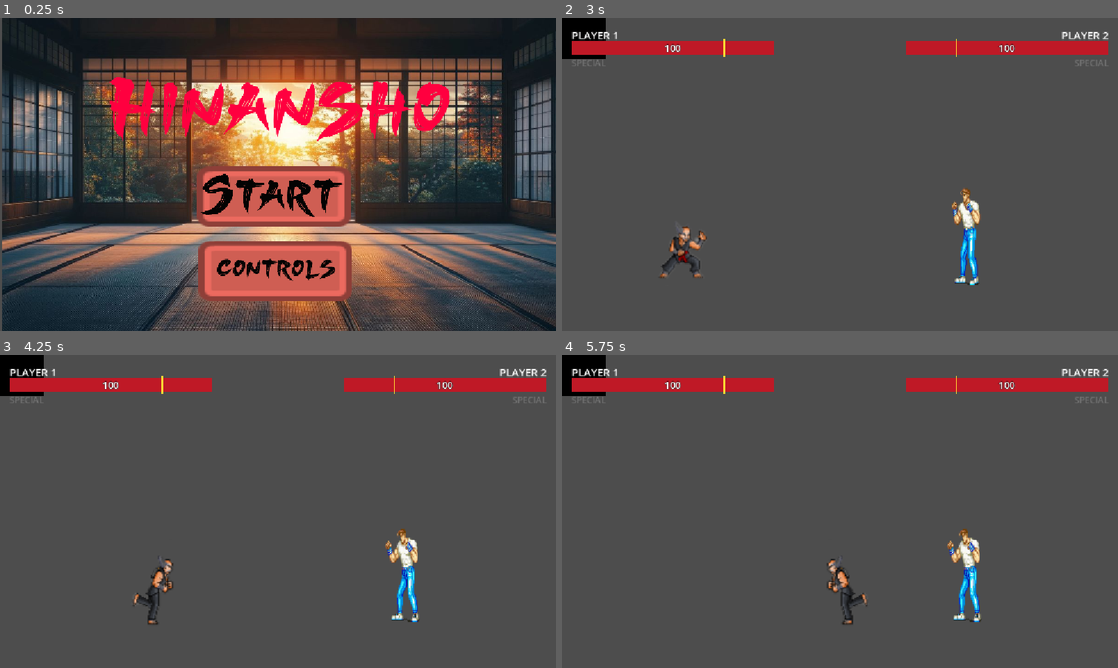
Above: before the commit, frames 1-4 (two rows, left to right).
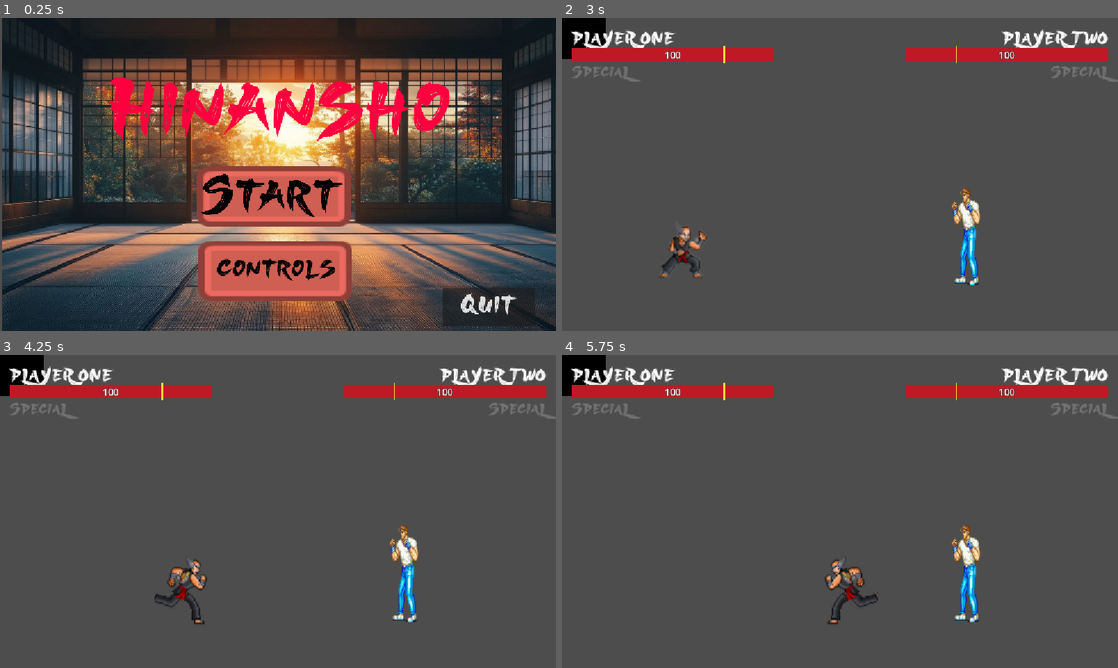
Above: after the commit, the same moments.

Repository: Jaferraza/Hinansho
Game: Godot game, scene res://scenes/main_menu.tscn
Two runs of this game, one before a commit and one after it. Both use one fixed random seed, a clock stepped at 60 frames per second and the inputs below. Video files are missing from this copy of the repository; at most half a second of black plays in their place.
Inputs (mouse positions are in pixels of both pictures, inside the frame that each line leads up to):
- Up to frame 1 (0.25 s): no input
- Up to frame 2 (3 s): click (851, 271) at 0.5 s; click "Back" at 1.25 s; click (834, 199) at 2 s; click (639, 168) at 2.75 s
- Up to frame 3 (4.25 s): hold D from 3.53 s (still down); tap F at 3.6 s; tap W at 3.77 s
- Up to frame 4 (5.75 s): tap G at 4.35 s; tap W at 4.52 s; release D at 5.03 s; hold A from 5.03 s (still down); tap F at 5.1 s

The runs differ from the first frame. In frame 1, 0.9% of the frame differs, in the area x 79-97%, y 86-99%; in frame 2, 4.3%; in frame 3, 6.2%, in the area x 1-100%, y 3-87%; in frame 4, 5.9%.

Commit message:
made game better or sum

Diff:
--- a/scenes/heitachi.tscn
+++ b/scenes/heitachi.tscn
@@ -152,7 +152,7 @@
 }],
 "loop": false,
 "name": &"attack",
-"speed": 6.0
+"speed": 8.0
 }, {
 "frames": [{
 "duration": 1.0,
@@ -206,27 +206,27 @@
 }],
 "loop": true,
 "name": &"idle",
+"speed": 6.0
+}, {
+"frames": [{
+"duration": 1.0,
+"texture": SubResource("AtlasTexture_cosi3")
+}, {
+"duration": 1.0,
+"texture": SubResource("AtlasTexture_8vho4")
+}, {
+"duration": 1.0,
+"texture": SubResource("AtlasTexture_3nexf")
+}, {
+"duration": 1.0,
+"texture": SubResource("AtlasTexture_a1fph")
+}],
+"loop": true,
+"name": &"jump",
 "speed": 5.0
 }, {
 "frames": [{
 "duration": 1.0,
-"texture": SubResource("AtlasTexture_cosi3")
-}, {
-"duration": 1.0,
-"texture": SubResource("AtlasTexture_8vho4")
-}, {
-"duration": 1.0,
-"texture": SubResource("AtlasTexture_3nexf")
-}, {
-"duration": 1.0,
-"texture": SubResource("AtlasTexture_a1fph")
-}],
-"loop": true,
-"name": &"jump",
-"speed": 4.0
-}, {
-"frames": [{
-"duration": 1.0,
 "texture": SubResource("AtlasTexture_635q5")
 }, {
 "duration": 1.0,
@@ -243,7 +243,7 @@
 }],
 "loop": true,
 "name": &"running",
-"speed": 7.0
+"speed": 14.0
 }, {
 "frames": [{
 "duration": 1.0,
--- a/scenes/main_menu.tscn
+++ b/scenes/main_menu.tscn
@@ -5,6 +5,7 @@
 [ext_resource type="Texture2D" uid="uid://b8bkd5cs2qhpc" path="res://assets/5814805a7fc30352b2852a1d98f8aec2.jpg" id="2_8ln24"]
 [ext_resource type="FontFile" uid="uid://bdpouu4tdtvd5" path="res://Sukajan Brush Demo.otf" id="2_fu7sn"]
 [ext_resource type="Texture2D" uid="uid://fi7q0tccxp8w" path="res://assets/button_red.png" id="5_glbon"]
+[ext_resource type="Script" path="res://scripts/quit_button.gd" id="6_quit"]
 
 [node name="MAIN MENU" type="Node2D" unique_id=1528757509]
 position = Vector2(0, 4)
@@ -81,5 +82,15 @@
 theme_override_font_sizes/font_size = 180
 text = "Start"
 
+[node name="Quit" type="Button" parent="."]
+offset_left = 700.0
+offset_top = 470.0
+offset_right = 1080.0
+offset_bottom = 610.0
+theme_override_fonts/font = ExtResource("2_fu7sn")
+theme_override_font_sizes/font_size = 100
+text = "Quit"
+script = ExtResource("6_quit")
+
 [connection signal="pressed" from="Button2" to="Button2" method="_on_pressed"]
 [connection signal="pressed" from="TextureRect/start" to="Button2" method="_on_button_pressed"]
--- a/scenes/rogue.tscn
+++ b/scenes/rogue.tscn
@@ -99,7 +99,7 @@
 }],
 "loop": true,
 "name": &"idle",
-"speed": 4.0
+"speed": 5.0
 }, {
 "frames": [{
 "duration": 1.0,
@@ -122,7 +122,7 @@
 }],
 "loop": true,
 "name": &"running",
-"speed": 9.0
+"speed": 16.0
 }, {
 "frames": [{
 "duration": 1.0,
--- a/scripts/fight.gd
+++ b/scripts/fight.gd
@@ -22,8 +22,9 @@
 	_over = true
 	var layer := CanvasLayer.new()
 	var label := Label.new()
-	label.text = "PLAYER %d WINS" % (3 - dead.player_id)
-	label.add_theme_font_size_override("font_size", 64)
+	label.text = "PLAYER %s WINS" % ("ONE" if dead.player_id == 2 else "TWO")
+	label.add_theme_font_override("font", load("res://Sukajan Brush Demo.otf"))
+	label.add_theme_font_size_override("font_size", 120)
 	layer.add_child(label)
 	add_child(layer)
 	label.set_anchors_and_offsets_preset(Control.PRESET_CENTER)
--- a/scripts/hud.gd
+++ b/scripts/hud.gd
@@ -6,6 +6,9 @@
 const BAR_H := 28.0
 const MARGIN := 20.0
 const THRESHOLD := 0.25
+const PLAYER_NAMES := {1: "PLAYER ONE", 2: "PLAYER TWO"}
+# The demo brush font has blank digits, so it is used for letters only; HP numbers use the default font.
+const BRUSH_FONT := preload("res://Sukajan Brush Demo.otf")
 
 const FILL_NORMAL := Color(0.75, 0.1, 0.15)
 const FILL_BOOST := Color(1.0, 0.5, 0.1)
@@ -25,15 +28,15 @@
 	var align := HORIZONTAL_ALIGNMENT_LEFT if left else HORIZONTAL_ALIGNMENT_RIGHT
 
 	var root := Control.new()
-	root.size = Vector2(BAR_W, 130)
+	root.size = Vector2(BAR_W, 170)
 	root.mouse_filter = Control.MOUSE_FILTER_IGNORE
 	add_child(root)
 
-	var name_label := _label(root, "PLAYER %d" % fighter.player_id, 22, Vector2(0, 0), BAR_W, align)
+	var name_label := _label(root, PLAYER_NAMES[fighter.player_id], 34, Vector2(0, 0), BAR_W, align, true)
 	name_label.add_theme_color_override("font_color", Color.WHITE)
 
 	var bar := ProgressBar.new()
-	bar.position = Vector2(0, 28)
+	bar.position = Vector2(0, 42)
 	bar.size = Vector2(BAR_W, BAR_H)
 	bar.show_percentage = false
 	bar.step = 1.0
@@ -61,12 +64,12 @@
 	var tick := ColorRect.new()
 	tick.color = SPECIAL_ON
 	tick.size = Vector2(3, BAR_H + 8)
-	tick.position = Vector2((BAR_W * (1.0 - THRESHOLD) if left else BAR_W * THRESHOLD) - 1.5, 24)
+	tick.position = Vector2((BAR_W * (1.0 - THRESHOLD) if left else BAR_W * THRESHOLD) - 1.5, 38)
 	tick.mouse_filter = Control.MOUSE_FILTER_IGNORE
 	root.add_child(tick)
 
-	var special_label := _label(root, "SPECIAL", 18, Vector2(0, 28 + BAR_H + 4), BAR_W, align)
-	var banner := _label(root, "BOUNCE BACK!", 30, Vector2(0, 28 + BAR_H + 28), BAR_W, align)
+	var special_label := _label(root, "SPECIAL", 28, Vector2(0, 42 + BAR_H + 4), BAR_W, align, true)
+	var banner := _label(root, "BOUNCE BACK!", 46, Vector2(0, 42 + BAR_H + 40), BAR_W, align, true)
 	banner.add_theme_color_override("font_color", FILL_BOOST)
 	banner.add_theme_color_override("font_outline_color", Color.BLACK)
 	banner.add_theme_constant_override("outline_size", 6)
@@ -76,13 +79,15 @@
 			"hp": hp_label, "special": special_label, "banner": banner}
 
 
-func _label(parent: Node, text: String, font_size: int, pos: Vector2, width: float, align: HorizontalAlignment) -> Label:
+func _label(parent: Node, text: String, font_size: int, pos: Vector2, width: float, align: HorizontalAlignment, brush: bool = false) -> Label:
 	var label := Label.new()
 	label.text = text
 	label.position = pos
 	label.size = Vector2(width, font_size + 8)
 	label.horizontal_alignment = align
 	label.add_theme_font_size_override("font_size", font_size)
+	if brush:
+		label.add_theme_font_override("font", BRUSH_FONT)
 	label.mouse_filter = Control.MOUSE_FILTER_IGNORE
 	parent.add_child(label)
 	return label
--- /dev/null
+++ b/scripts/quit_button.gd
@@ -0,0 +1,4 @@
+extends Button
+
+func _pressed() -> void:
+	get_tree().quit()
Not shown, added: assets/rogue_sheet.png.import
Not shown, added: scripts/fighter.gd.uid
Not shown, added: scripts/quit_button.gd.uid
Not shown, added: scripts/rogue.gd.uid
